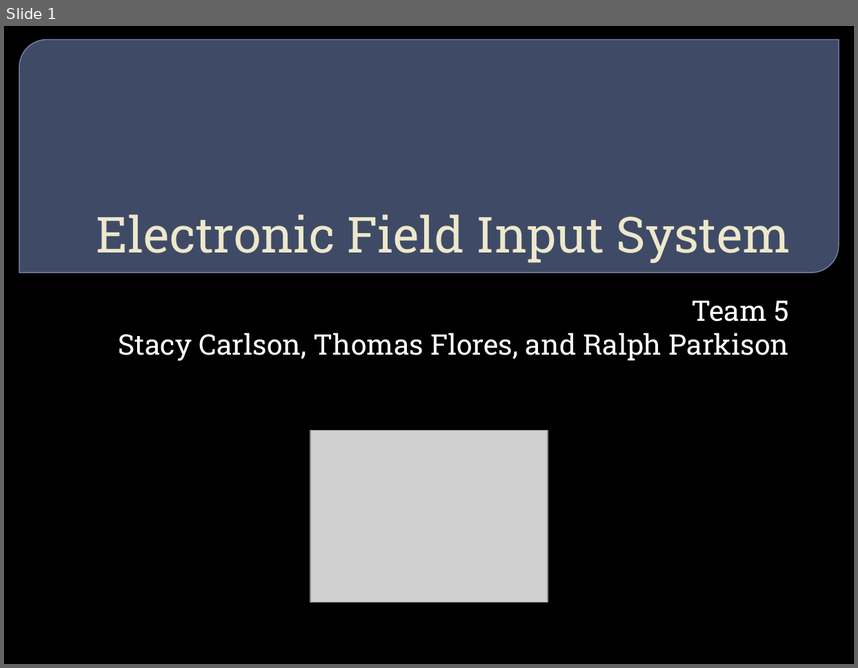
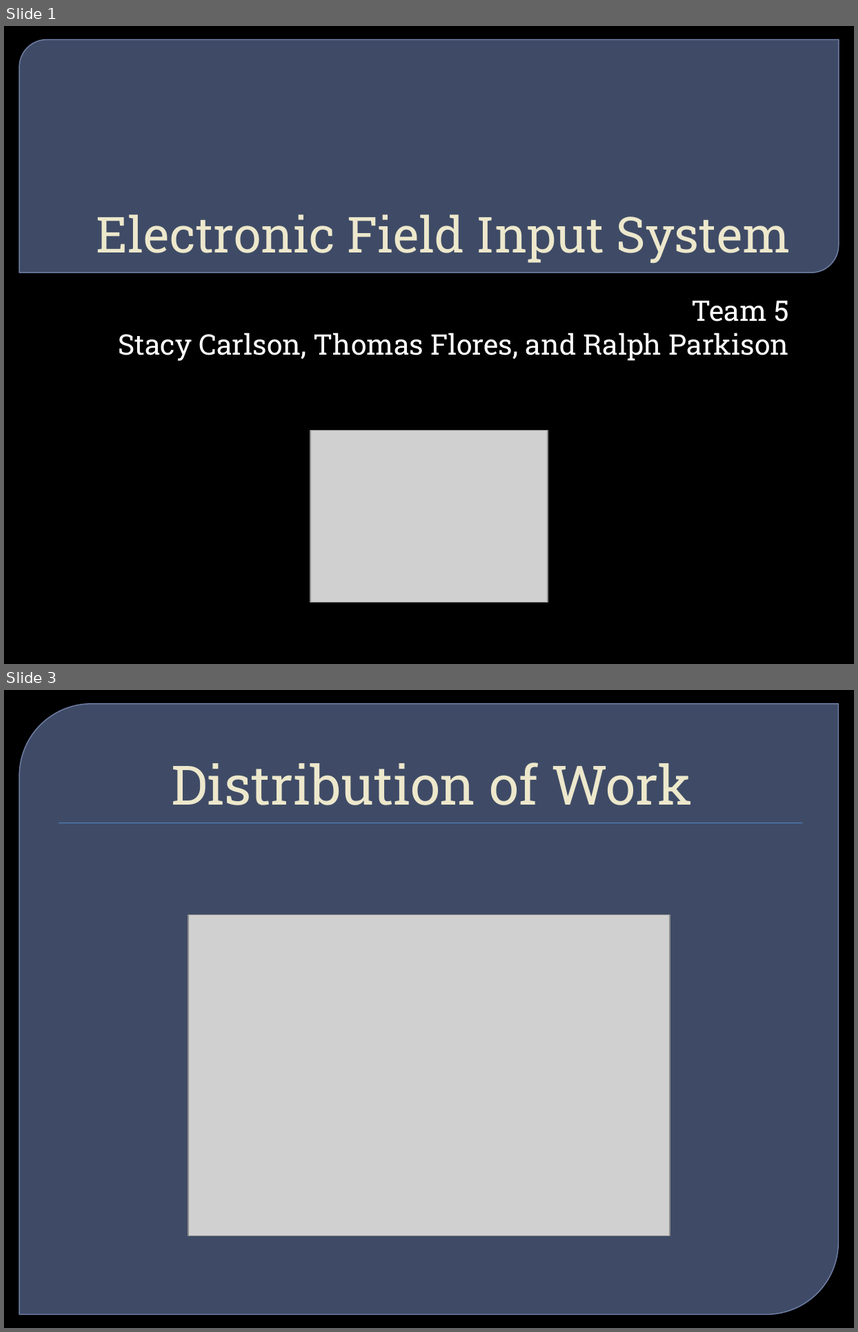
Before and after one commit to ameindygogirl/FishSeniorProject, a slide deck: Briefings/Briefing4.pptx. Shown one above the other, each under a label of ours: slide 1 before the commit, slides 1 and 3 after it; the slides between them are not shown. The pictures are 858x668 and 858x1332 pixels, drawn with LibreOffice and Linux fonts; fonts in the diff are those of the drawing; grey boxes stand for pictures; background and template pictures are left out. Boxes give left, top, right and bottom in pixels: in the first picture for what was removed or moved away, otherwise in the second. Text is boxed around its words. In the diff, an @@ line names an element or a change of style, - is before the commit and + after.

```diff
--- a/Briefings/Briefing4.pptx
+++ b/Briefings/Briefing4.pptx
@@ slide 3 added at [4, 690, 854, 1328], background picture (left out) @@
@@ round diag rect added at [19, 704, 839, 1314], fill #63759D at 65% opacity, outline #7989B3 0.87 pt @@
@@ title added at [171, 762, 691, 805], 46 pt, text #EDE8CE @@
+Distribution of Work
@@ rectangle added at [59, 822, 802, 823], fill #4F81BD @@
@@ picture added at [188, 914, 671, 1236] @@
```
Also in this commit, not shown: 1 slide changed, 5 other slides added, 9 other files.
